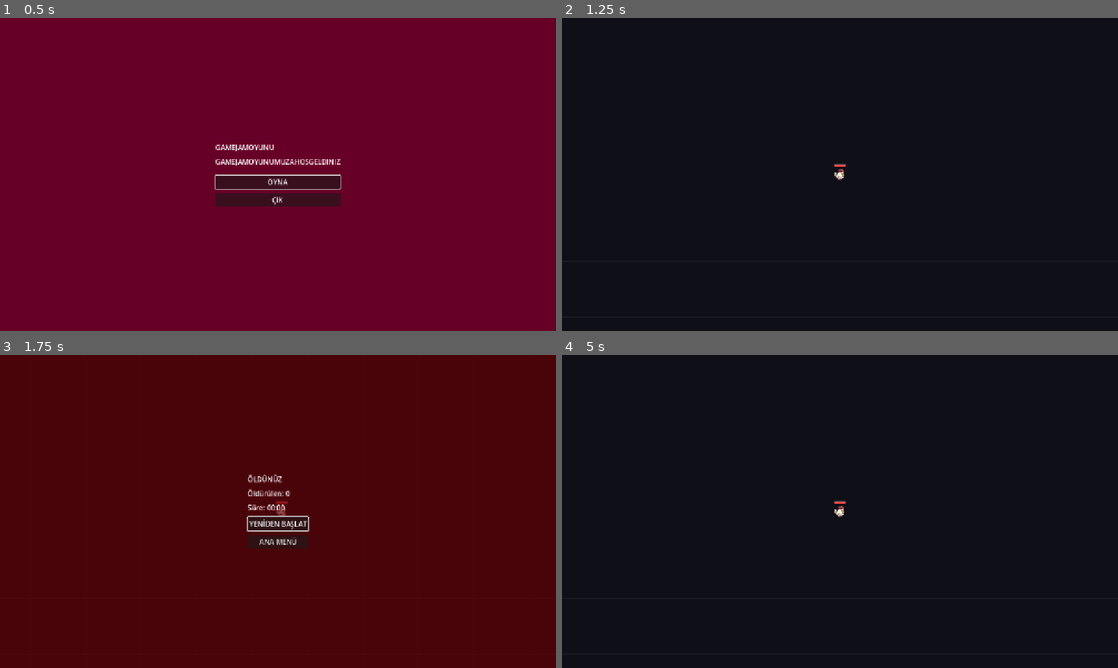
Above: before the commit, frames 1-4 (two rows, left to right).
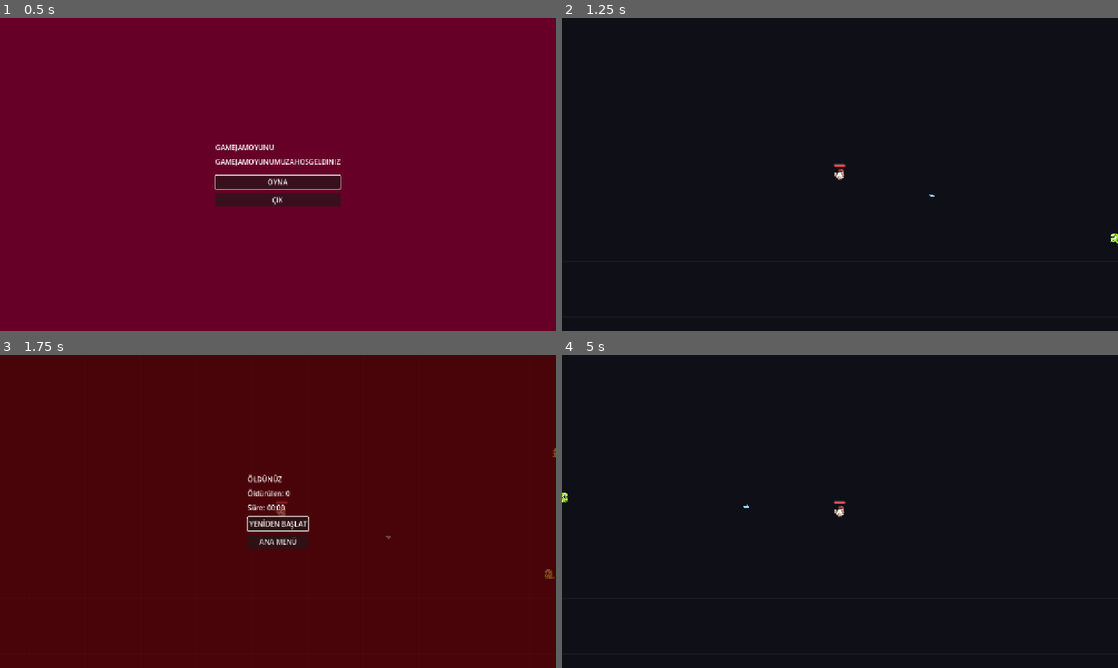
Above: after the commit, the same moments.

Repository: Semi-Bicer/RogueliteBulletHeaven
Game: Godot game, scene res://scenes/ui/StartMenu.tscn
Two runs of this game, one before a commit and one after it. Both use one fixed random seed, a clock stepped at 60 frames per second and the inputs below.
Inputs:
- Up to frame 1 (0.5 s): no input
- Up to frame 2 (1.25 s): click "OYNA" at 0.5 s
- Up to frame 3 (1.75 s): tap Enter at 1.25 s; hold D (move_right) from 1.28 s (still down); tap K at 1.35 s
- Up to frame 4 (5 s): release D (move_right) at 2 s; click "YENİDEN BAŞLAT" at 2 s; hold S (move_down) 2.78-3.5 s; tap K at 2.85 s; click "ANA MENÜ" at 3.5 s; click "OYNA" at 4.25 s

Frame 1 is identical in both runs. In frame 2, less than 0.1% of the frame differs, in the area x 50-100%, y 46-72%; in frame 3, less than 0.1%, in the area x 51-100%, y 29-72%; in frame 4, less than 0.1%.
Error before the commit: Invalid access to property or key 'choice_selected' on a base object of type 'null instance'. (res://scripts/main/Main.gd:19)

Commit message:
Add files via upload

Diff:
--- a/scenes/main/Main.tscn
+++ b/scenes/main/Main.tscn
@@ -6,21 +6,24 @@
 [ext_resource type="PackedScene" path="res://scenes/player/Player.tscn" id="4_player"]
 [ext_resource type="PackedScene" uid="uid://sa7t5basj4t4" path="res://PauseMenu.tscn" id="5_dc040"]
 [ext_resource type="PackedScene" uid="uid://bymijpxo45a7u" path="res://scenes/ui/GameOverMenu.tscn" id="6_1rhdn"]
+[ext_resource type="PackedScene" path="res://scenes/ui/LevelUpPicker.tscn" id="7_picker"]
 
-[node name="Main" type="Node2D" unique_id=605574312]
+[node name="Main" type="Node2D"]
 script = ExtResource("1_main")
 
-[node name="Background" type="Node2D" parent="." unique_id=158764529]
+[node name="Background" type="Node2D" parent="."]
 z_index = -100
 script = ExtResource("2_bg")
 
-[node name="EnemySpawner" type="Node2D" parent="." unique_id=759415293]
+[node name="EnemySpawner" type="Node2D" parent="."]
 script = ExtResource("3_spawner")
 
-[node name="Entities" type="Node2D" parent="." unique_id=1315728283]
+[node name="Entities" type="Node2D" parent="."]
 
-[node name="Player" parent="Entities" unique_id=727052615 instance=ExtResource("4_player")]
+[node name="Player" parent="Entities" instance=ExtResource("4_player")]
 
-[node name="PauseMenu" parent="." unique_id=1394130646 instance=ExtResource("5_dc040")]
+[node name="PauseMenu" parent="." instance=ExtResource("5_dc040")]
 
-[node name="GameOverMenu" parent="." unique_id=1625309386 instance=ExtResource("6_1rhdn")]
+[node name="GameOverMenu" parent="." instance=ExtResource("6_1rhdn")]
+
+[node name="LevelUpPicker" parent="." instance=ExtResource("7_picker")]
